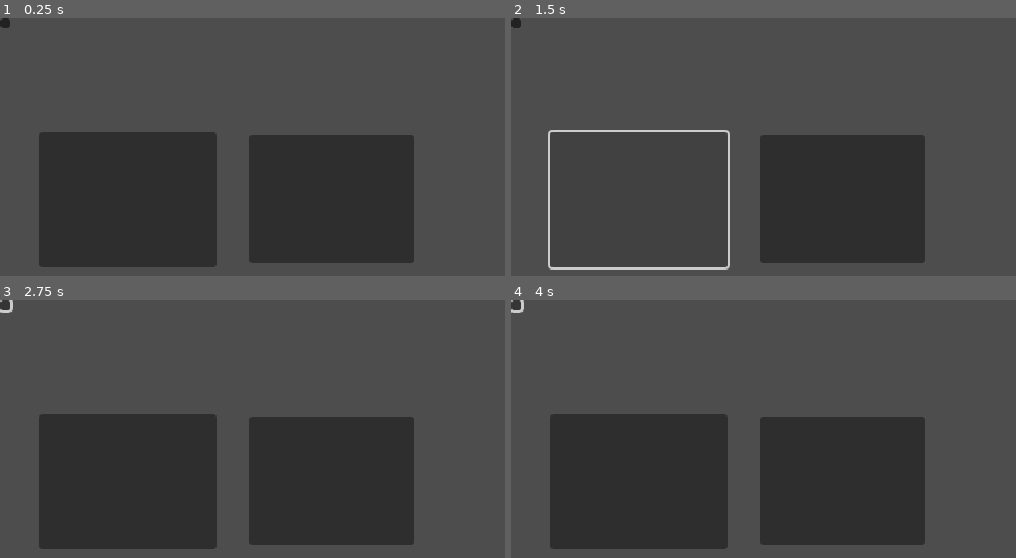
Above: before the commit, frames 1-4 (two rows, left to right).
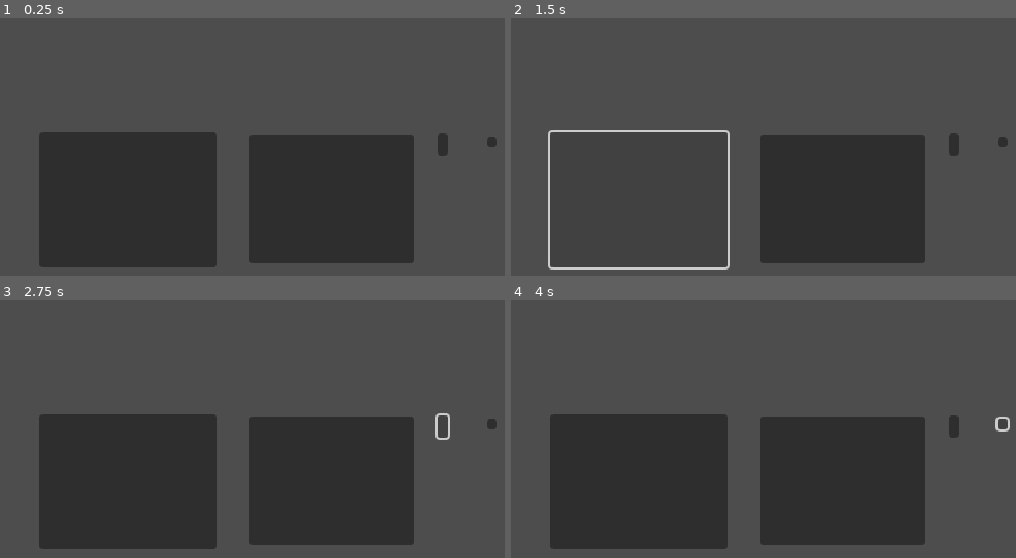
Above: after the commit, the same moments.

Repository: jevonsp/monstertamer_v0.1
Game: Godot game, scene res://test_scenes/test_scene.tscn
The game is run twice, just before and just after one commit, with the same random seed, the same clock (stepped at 60 frames per second) and the same inputs. This scene is started directly instead of the project's main scene.
Inputs (mouse positions are in pixels of both pictures, inside the frame that each line leads up to; where the layout moved, square brackets give the same spot in the first picture):
- Up to frame 1 (0.25 s): no input
- Up to frame 2 (1.5 s): click (844, 198) at 0.5 s; click (637, 198) at 1.25 s
- Up to frame 3 (2.75 s): click (444, 426) [5, 305] at 2 s
- Up to frame 4 (4 s): click (1000, 423) [516, 305] at 2.75 s; tap Enter at 3.5 s; hold D (right) from 3.53 s (still down)

The runs differ from the first frame. In frame 1, 0.3% of the frame differs, in the area x 0-99%, y 0-54%; in frame 2, 0.3%; in frame 3, 0.2%; in frame 4, 0.3%.
Error in both runs: Invalid access to property or key 'monster_data' on a base object of type 'Nil'. (res://main_scenes/storage_manager/player_monster_resource.gd:13)

Commit message:
1 step closer to saving and loading

Diff:
--- a/main_scenes/storage_manager/storage_manager.gd
+++ b/main_scenes/storage_manager/storage_manager.gd
@@ -10,9 +10,10 @@
 func _ready():
 	pass
 
-func add_monster_to_caught_monsters():
-	#if player_party.size  6:
-		pass
+func add_monster_to_caught_monsters(caught):
+	caught_monsters.append(caught)
+	if player_party.size() < 6:
+		player_party.append(caught)
 
 func save_game():
 	pass
--- a/test_scenes/test_scene.gd
+++ b/test_scenes/test_scene.gd
@@ -4,7 +4,7 @@
 
 @export var encounter_zone : Area2D
 @export var enemy_party : Node
-@export var catch_enemy : Button
+@export var storage_manager : Node
 
 
 func _ready() -> void:
@@ -21,3 +21,4 @@
 	print("Catching: ", node)
 	var caught = PlayerMonster.create_player_monster(node)
 	monster_caught.emit(caught)
+	storage_manager.add_monster_to_caught_monsters(caught)
--- a/test_scenes/test_scene.tscn
+++ b/test_scenes/test_scene.tscn
@@ -10,10 +10,11 @@
 [ext_resource type="PackedScene" uid="uid://drha37ou4kgj3" path="res://main_scenes/storage_manager/storage_manager.tscn" id="8_r3q3w"]
 [ext_resource type="PackedScene" uid="uid://btka8kpgy1kc5" path="res://main_scenes/capture_manager/capture_manager.tscn" id="9_34yi7"]
 
-[node name="TestScene" type="Node" node_paths=PackedStringArray("encounter_zone", "enemy_party")]
+[node name="TestScene" type="Node" node_paths=PackedStringArray("encounter_zone", "enemy_party", "storage_manager")]
 script = ExtResource("1_e5rb5")
 encounter_zone = NodePath("EncounterZone")
 enemy_party = NodePath("EnemyParty")
+storage_manager = NodePath("StorageManager")
 
 [node name="EncounterZone" type="Area2D" parent="." node_paths=PackedStringArray("enemy_party")]
 script = ExtResource("2_kymn1")
@@ -51,12 +52,16 @@
 offset_bottom = 192.04
 
 [node name="StoreEnemy" type="Button" parent="."]
-offset_right = 8.0
-offset_bottom = 8.0
+offset_left = 350.0
+offset_top = 92.0
+offset_right = 358.0
+offset_bottom = 110.0
 
 [node name="SaveEnemy" type="Button" parent="."]
-offset_right = 8.0
-offset_bottom = 8.0
+offset_left = 389.0
+offset_top = 95.0
+offset_right = 397.0
+offset_bottom = 103.0
 
 [connection signal="pressed" from="SpawnEnemy" to="." method="test_encounter"]
 [connection signal="pressed" from="CatchEnemy" to="." method="catch_monster"]
